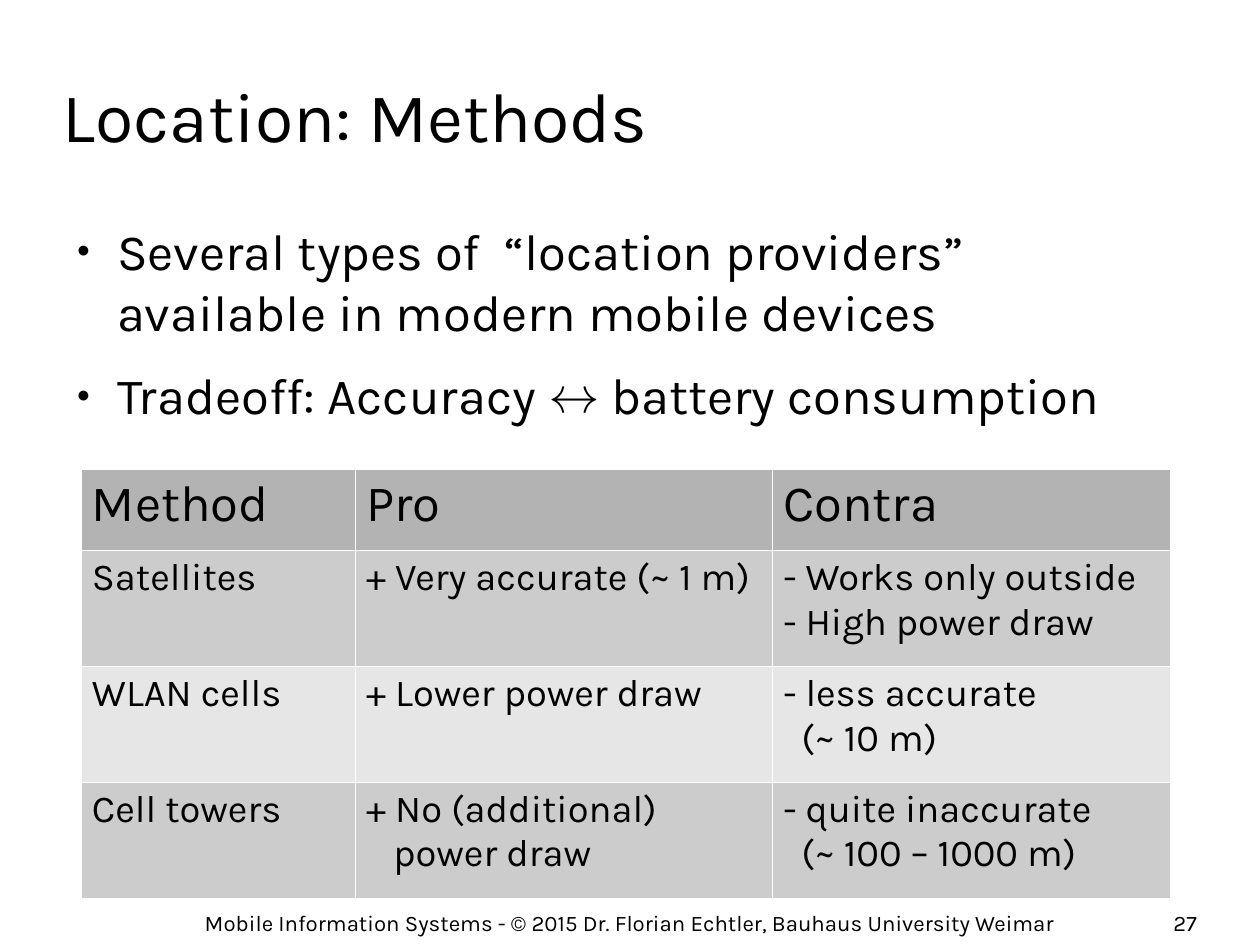
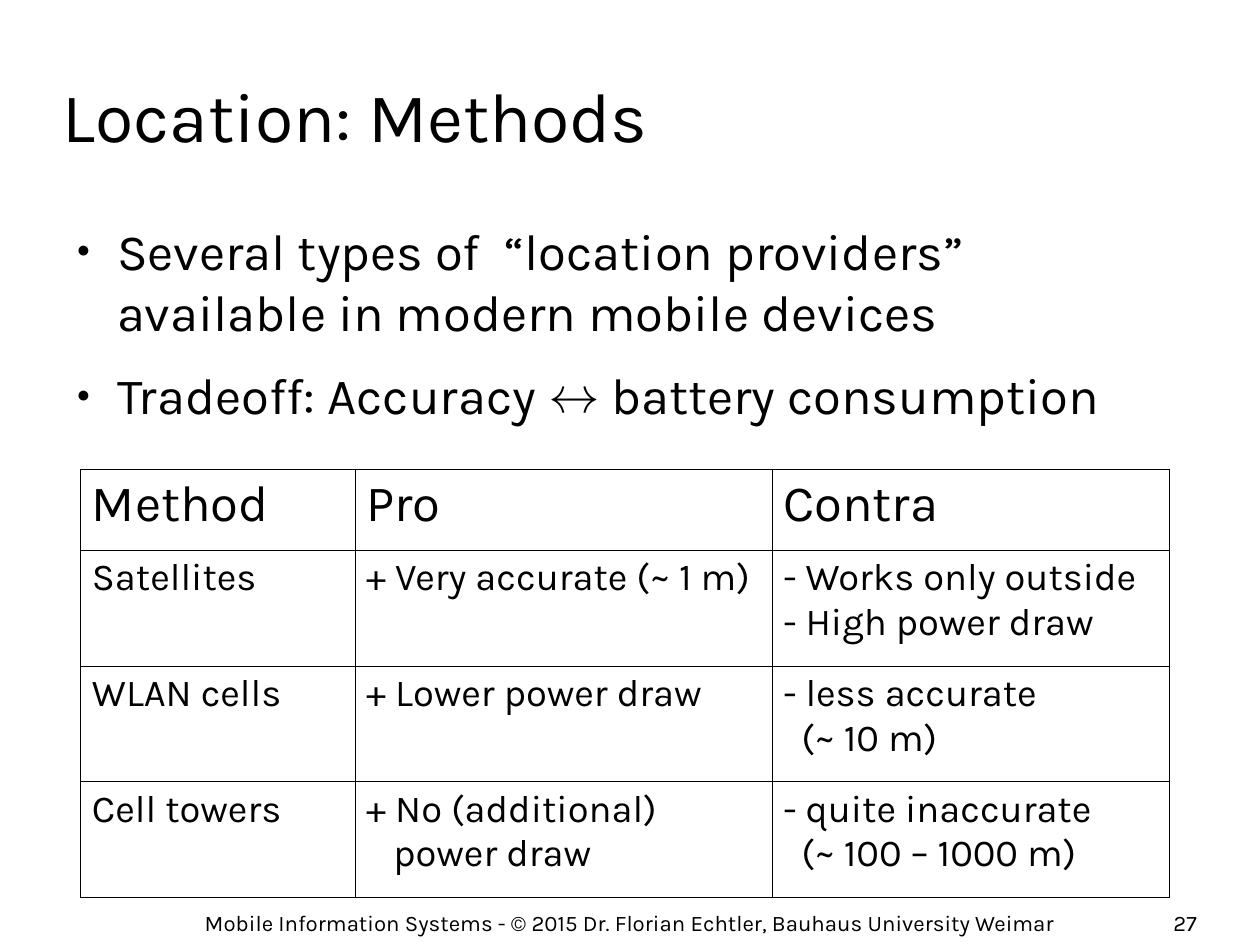
Before and after one commit to floe/mobile-information-systems, a slide deck: slide 27 of 03-networks-and-location.odp. Drawn at 1260x945 pixels with LibreOffice and Linux fonts; fonts in the diff are those of the drawing; background and template pictures are left out. Boxes give left, top, right and bottom in pixels: in the first picture for what was removed or moved away, otherwise in the second. Text is boxed around its words. In the diff, an @@ line names an element or a change of style, - is before the commit and + after.

Commit message:
minor tweaks

```diff
--- a/03-networks-and-location.odp
+++ b/03-networks-and-location.odp
@@ table at (x1=81, y1=470, x2=1171, y2=879) @@
@@ fill #B3B3B3 to none in row 1 @@
@@ fill #CCCCCC to none in 6 cells @@
@@ fill #E6E6E6 to none in row 3 @@
@@ borders changed @@
```
Also in this commit, not shown: 6 other slides changed, 1 slide added, 1 slide removed.
